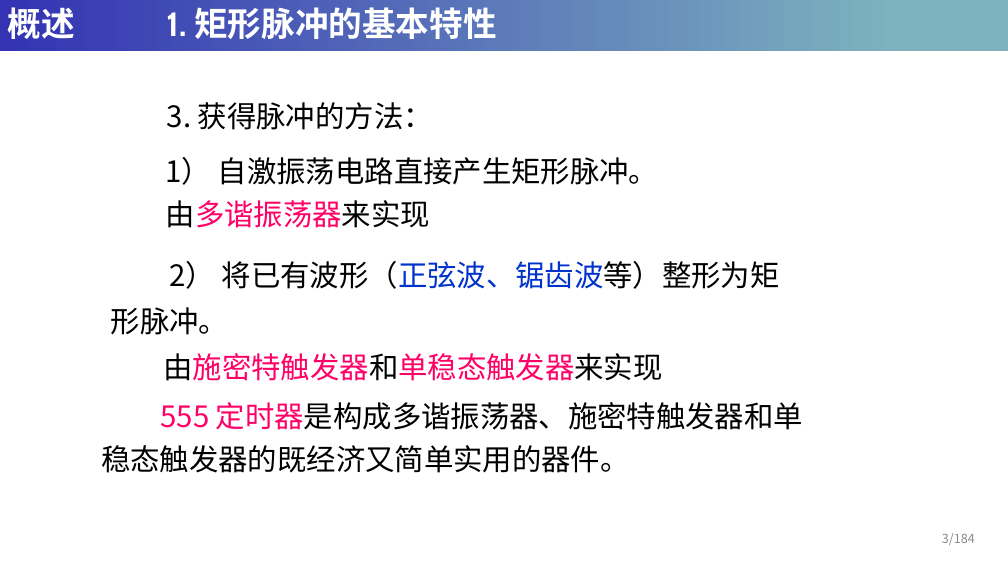
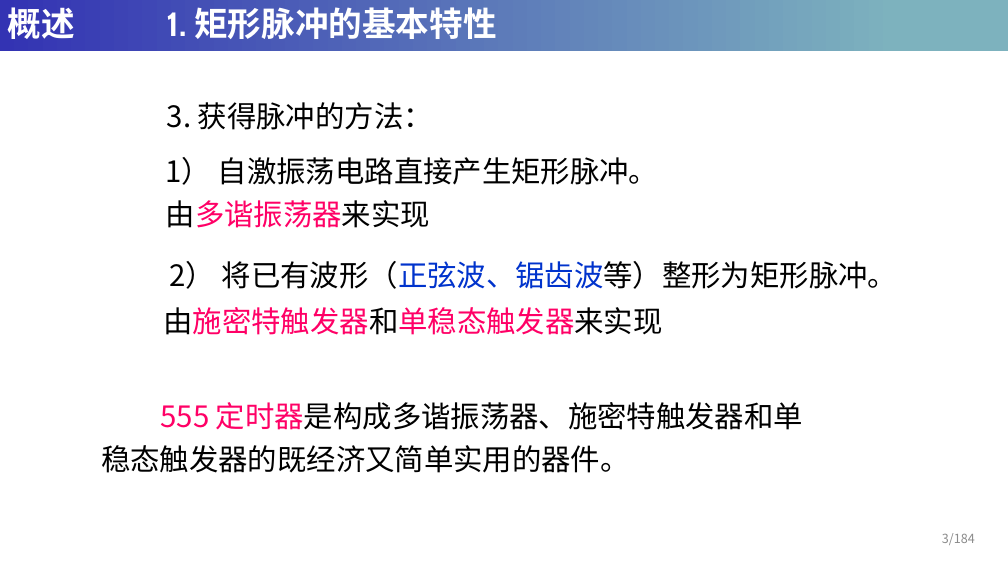
Before and after one commit to HeyuanMingong/heyuanmingong.github.io, a slide deck: slide 3 of DC/第七章-555定时器与脉冲产生整形电路.pptx. Drawn at 1008x567 pixels with LibreOffice and Linux fonts; fonts in the diff are those of the drawing. Boxes give left, top, right and bottom in pixels: in the first picture for what was removed or moved away, otherwise in the second. Text is boxed around its words. In the diff, an @@ line names an element or a change of style, - is before the commit and + after.

```diff
--- a/DC/第七章-555定时器与脉冲产生整形电路.pptx
+++ b/DC/第七章-555定时器与脉冲产生整形电路.pptx
@@ text "2） 将已有波形（正弦波、锯齿波等）整形为矩形脉冲。" rewrapped from [111, 261, 780, 381] to [164, 261, 897, 335] @@
```
Also in this commit, not shown: 4 other slides changed, 1 other file.
